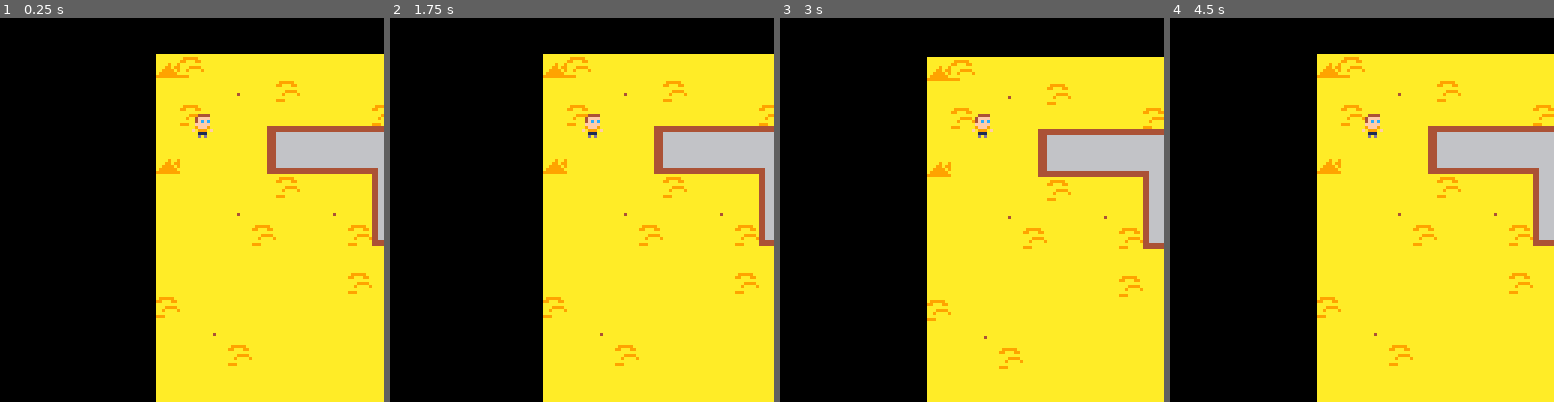
Above: before the commit, frames 1-4 (left to right).
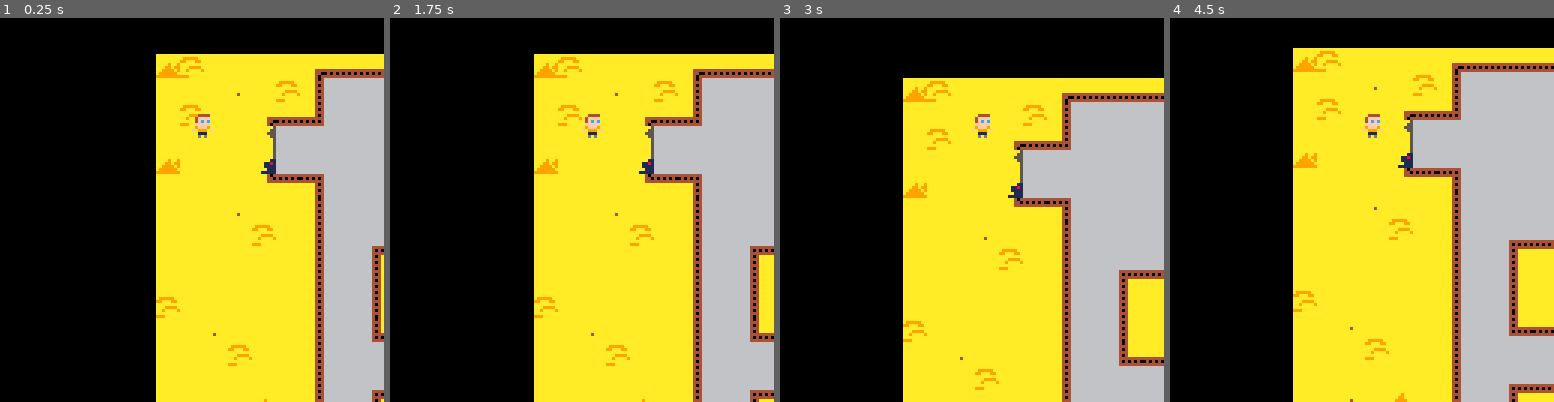
Above: after the commit, the same moments.

Repository: adatechschool/projet-collectif-pico8-fagami
Game: PICO-8 cartridge fagami.p8
Same seed, same stepped clock (60 frames per second), same inputs: the game is played once before the commit and once after it.
Inputs:
- Up to frame 1 (0.25 s): no input
- Up to frame 2 (1.75 s): hold Right from 1.6 s (still down)
- Up to frame 3 (3 s): release Right at 2.1 s; hold Up 2.15-2.42 s; hold Right from 2.47 s (still down)
- Up to frame 4 (4.5 s): release Right at 3.03 s; hold Left 3.08-3.58 s; hold Down 3.63-3.97 s; hold Right from 4.02 s (still down)

The runs differ from the first frame. In frame 1, 15% of the frame differs, in the area x 67-100%, y 13-100%; in frame 2, 20%; in frame 3, 28%, in the area x 32-100%, y 10-100%; in frame 4, 28%.

Commit message:
collision ok changement map

Diff:
--- a/fagami.p8
+++ b/fagami.p8
@@ -3,15 +3,12 @@
 __lua__
 function _init()
 	create_perso1()
-	printh("bonjour")
-end
-
+end
 
 function _update()
 	move_p1()
 	update_cam()
 end
-
 
 function _draw()
 	cls()
@@ -29,12 +26,6 @@
 	local camy=p1.y-32
 	camera(camx,camy)
 end
-
-function check_flag(flag,x,y)
-	local sprite=mget(x/8,y/8)
-	return fget(sprite,flag)
-end
-
 
 -->8
 --perso
@@ -42,6 +33,8 @@
 p1={
 x=12,
 y=20,
+h=8,
+w=8,
 speed =1,
 sprite=1}
 end
@@ -53,20 +46,72 @@
 function move_p1()
 	newx = p1.x
 	newy = p1.y
-
-	if (btnp(➡️))newx=newx+1
-	if (btnp(⬅️))newx=newx-1
-	if (btnp(⬆️))newy=newy-1
-	if (btnp(⬇️))newy=newy+1
-	printh(check_flag(0,newx,newy))
-	if not (check_flag(0,newx,newy)) then
+	dir = ""
+	if (btn(➡️))then
+				newx=newx+1
+				dir = "right"
+	end
+
+	if (btn(⬅️))then
+				newx=newx-1
+				dir = "left"
+	end
+
+	if (btn(⬆️))then
+				newy=newy-1
+				dir = "up"
+	end
+
+	if (btn(⬇️))then
+				newy=newy+1
+				dir = "down"
+	end
+
+	if not (check_flag(p1,dir,0)) then
 		p1.x =mid(0,newx,127*8)
 		p1.y =mid(0,newy,63*8)
 	end
---	if (newx<38 && newx>30) || (newy<38 && newy>30) then
---		printh(test)
-end
-
+
+end
+-->8
+--collision
+
+function check_flag(perso,aim,flag)
+	local x=perso.x local h=perso.h
+	local y=perso.y	local w=perso.w
+
+	local x1=0  local x2=0
+	local y1=0  local y2=0
+
+	if aim=="left" then
+				x1=x-1  y1=y
+				x2=x    y2=y+h-1
+
+	elseif aim=="right" then
+				x1=x+w  		y1=y
+				x2=x+1+w  y2=y+h-1
+
+	elseif aim=="up" then
+				x1=x+1    y1=y-1
+				x2=x-1+w    y2=y
+
+	elseif aim=="down" then
+   	x1=x    y1=y+h
+				x2=x+w    y2=y+h
+	end
+
+	x1/=8			y1/=8
+	x2/=8			y2/=8
+
+	if fget(mget(x1,y1),flag)
+	or fget(mget(x1,y2),flag)
+	or fget(mget(x2,y1),flag)
+	or fget(mget(x2,y2),flag) then
+			return true
+	else
+			return false
+	end
+end
 
 
 
@@ -197,38 +242,38 @@
 
 
 __gff__
-0000000000000001000000000000000000000000000000000000000000000000000000000000000000000000000000000000000000000000000000000000000000000000000000000000000000000000000000000000000000000000000000000000000000000000000000000000000000000000000000000000000000000000
+0000000000000001000100000002000000010101010000000000000000000000010001010100000000000000000000000101010100000000000000000000000000000000000000000000000000000000000000000000000000000000000000000000000000000000000000000000000000000000000000000000000000000000
 0000000000000000000000000000000000000000000000000000000000000000000000000000000000000000000000000000000000000000000000000000000000000000000000000000000000000000000000000000000000000000000000000000000000000000000000000000000000000000000000000000000000000000
 __map__
-1a15161718050505050505151617181718151617181617181a1b1c051a1b1516171805050515161718050505151617180515161718051516171805151617180505050505050515161718050505151617180505050505151617180515161718050505050505051516171805050505050515161718051617181516171815161718
-2a25262728150505050505252627282728252627282627282a2b2c07072b2526272805050525262728050505252627280525262728052526272805252627280505050505050525262728050505252627280505050505252627280525262728050505050505052526272805050505050525262728052627282526272825262728
-3a15161718050505051505353637381838353637383637380707070a07073536373805050535363738050505353637380535363738053536373805353637380505050505050535363738050505353637380505050505353637380535363738050505050505053536373805051516171835363738053637383536373835363738
-4a25051d1e0f0f0f0f0f13454647482848454647484647484a070707074b4546474805050545464748050505454647480545464748054546474805454647480505050505050545464748050505454647480505050505454647480545464748050805151617184546474808082526272845464748051617181516171815161718
-1a35052d2e10101010240e3a3536373805050505050505050505050705050505050505050505050505050505050505050505050505051516171805050505050505051516171805050505050505050505050505051516171805050505050505050505252627280505050505053536373815161718051617181516171815161718
-2a45464748151617180d0e4a4546474805050505050505050505050505050505050515161718050505050515161718050505050505052526272817180505050505052526272805050505050515161718050505052526272805050515161718050505351516171805051516171846474825262728052627282526272825262728
-3a25262728252627280d220f0f0f0f0f050505151617180505050505191a1b1c050525262728050505050525262728171805050505053536373827280505050505053536373805050505050525262728151617183536373805050525262728050505452526272805052526272805050535363738053637383536373835363738
-4a353637383536373812101010101010050505252627280505050505292a2b2c050535363738050505050535363738272805050505054546474837380505151617184546474805050505050535363738252627284546474805050535363738050505053536373805053536373805050545464748054647484546474845464748
-05454647484546474805050505050505050505353637380505050505393a3b3c050545464748050505050545464748373805050505050505454647480505252627280505050505050505050545464748353637380505050505050545464748050505054546474805054546474805050505080505050505050505050505050505
-0505050505353637380505050505050505050505050505050505050505050505050505050505050505050505050505050505050505050505050505050505050505050505050505050505050505050505050505050505050505050505050505050505050505050505050505050505050505050505050505050505050505050505
-1516171805454647480505050505050505050505050505050505050505050505050505050505050505050505050505050505050505050505050505050505050505050505050505050505050505050505050505050505050505050505050505050505050505050505050505050505050505050505050505050505050505050505
-2526272805050505050505050505050505050505050505050505050505050505050505050505050505050505050505050505050505050505050505050505050505050505050505050505050505050505050505050505050505050505050505050505050505050505050505050505050505050505050505050505050505050505
-3536373805050505050505050505050505050505050505050505050505050505050505050505050505050505050505050505050505050505050505050505050505050505050505050505050505050505050505050505050505050505050505050505050505050505050505050505050505050505050505050505050505050505
-0505050505050505050505050505050505050505050505050505050505050505050505050505050505050505050505050505050505050505050505050505050505050505050505050505050505050505050505050505050505050505050505050505050505050505050505050505050505050505050505050505050505050505
-0505050505050505050505050505050505050505050505050505050505050505050505050505050505050505050505050505050505050505050505050505050505050505050505050505050505050505050505050505050505050505050505050505050505050505050505050505050505050505050505050505050505050505
-0505050505050505050505050505050505050505050505050505050505050505050505050505050505050505050505050505050505050505050505050505050505050505050505050505050505050505050505050505050505050505050505050505050505050505050505050505050505050505050505050505050505050505
-0505050505050505050505050505050505050505050505050505050505050505050505050505050505050505050505050505050505050505050505050505050505050505050505050505050505050505050505050505050505050505050505050505050505050505050505050505050505050505050505050505050505050505
-0505050505050505050505050505050505050505050505050505050505050505050505050505050505050505050505050505050505050505050505050505050505050505050505050505050505050505050505050505050505050505050505050505050505050505050505050505050505050505050505050505050505050505
-0505050505050505050505050505050505050505050505050505050505050505050505050505050505050505050505050505050505050505050505050505050505050505050505050505050505050505050505050505050505050505050505050505050505050505050505050505050505050505050505050505050505050505
-0505050505050505050505050505050505050505050505050505050505050505050505050505050505050505050505050505050505050505050505050505050505050505050505050505050505050505050505050505050505050505050505050505050505050505050505050505050505050505050505050505050505050505
-0505050505050505050505050505050505050505050505050505050505050505050505050505050505050505050505050505050505050505050505050505050505050505050505050505050505050505050505050505050505050505050505050505050505050505050505050505050505050505050505050505050505050505
-0505050505050505050505050505050505050505050505050505050505050505050505050505050505050505050505050505050505050505050505050505050505050505050505050505050505050505050505050505050505050505050505050505050505050505050505050505050505050505050505050505050505050505
-0505050505050505050505050505050505050505050505050505050505050505050505050505050505050505050505050505050505050505050505050505050505050505050505050505050505050505050505050505050505050505050505050505050505050505050505050505050505050505050505050505050505050505
-0505050505050505050505050505050505050505050505050505050505050505050505050505050505050505050505050505050505050505050505050505050505050505050505050505050505050505050505050505050505050505050505050505050505050505050505050505050505050505050505050505050505050505
-0505050505050505050505050505050505050505050505050505050505050505050505050505050505050505050505050505050505050505050505050505050505050505050505050505050505050505050505050505050505050505050505050505050505050505050505050505050505050505050505050505050505050505
-0505050505050505050505050505050505050505050505050505050505050505050505050505050505050505050505050505050505050505050505050505050505050505050505050505050505050505050505050505050505050505050505050505050505050505050505050505050505050505050505050505050505050505
-0505050505050505050505050505050505050505050505050505050505050505050505050505050505050505050505050505050505050505050505050505050505050505050505050505050505050505050505050505050505050505050505050505050505050505050505050505050505050505050505050505050505050505
-0505050505050505050505050505050505050505050505050505050505050505050505050505050505050505050505050505050505050505050505050505050505050505050505050505050505050505050505050505050505050505050505050505050505050505050505050505050505050505050505050505050505050505
-0505050505050505050505050505050505050505050505050505050505050505050505050505050505050505050505050505050505050505050505050505050505050505050505050505050505050505050505050505050505050505050505050505050505050505050505050505050505050505050505050505050505050505
-0505050505050505050505050505050505050505050505050505050505050505050505050505050505050505050505050505050505050505050505050505050505050505050505050505050505050505050505050505050505050505050505050505050505050505050505050505050505050505050505050505050505050505
-0505050505050505050505050505050505050505050505050505050505050505050505050505050505050505050505050505050505050505050505050505050505050505050505050505050505050505050505050505050505050505050505050505050505050505050505050505050505050505050505050505050505050505
-0505050505050505050505050505050505050505050505050505050505050505050505050505050505050505050505050505050505050505050505050505050505050505050505050505050505050505050505050505050505050505050505050505050505050505050505050505050505050505050505050505050505050505
+1a151617180523111111112416171817182311111111111124051c051a1b1516171805050515161718050505151617180515161718051516171805151617180505050505050515161718050505151617180505050505151617180515161718050505050505051516171805050505050515161718051617181516171815161718
+2a2526272815141010101031111111111130101010101010132b0909092b2526272805050525262728050505252627280525262728052526272805252627280505050505050525262728050505252627280505050505252627280525262728050505050505052526272805050505050525262728052627282526272825262728
+3a15161723113010101010101010101010101010101010101307090a09073536373805050535363738050505353637380535363738053536373805353637380505050505050535363738050505353637380505050505353637380535363738050505050505053536373805051516171835363738053637383536373835363738
+4a2505211d1010101010101010101010101010101010101013070909094b4546474805050545464748050505454647480545464748054546474805454647480505050505050545464748050505454647480505050505454647480545464748050805151617184546474808082526272845464748051617181516171815161718
+1a3505212d10101010101033121212121232101010100d101305090905050505050505050505050505050505050505050505050505051516171805050505050505051516171805050505050505050505050505051516171805050505050505050505252627280505050505053536373815161718051617181516171815161718
+2a45464722123210101010134546474805141010101010101305050905050505050515161718050505050515161718050505050505052526272817180505050505052526272805050505050515161718050505052526272805050515161718050505351516171805051516171846474825262728052627282526272825262728
+3a2526272825141010101013191a1b1c05141010101010101305050523111111111111111111111124050525262728171805050505053536373827280505050505053536373805050505050525262728151617183536373805050525262728050505452526272805052526272805050535363738053637383536373835363738
+4a3536373835141010101013292a2b2c05221212121212122005050514101010101010101010101013050535363738272805050505054546474837380505151617184546474805050505050535363738252627284546474805050535363738050505053536373805053536373805050545464748054647484546474845464748
+054546474845141010331220393a3b3c05050535363738050505050514101010101010101010101013050545464748373805050505050505454647480505252627280505050505050505050545464748353637380505050505050545464748050505054546474805054546474805050505080505050505050505050505050505
+050505050535141010134b4c494a4b4c05050505050505050505050514100e1010101010100310101305050607080505050505050505050505050505050505191a1b1c05050505050505050505050505050505050505050505050505050505050505050505050505050505050505050505050505050505050505050505050505
+151617180545141010130505050505210505050505050505050505051410101010101010101010101305151617180523111111111111111111111111112405292a2b2c05050505050505050505050505050505050505050505050505050505050505050505050505050505050505050505050505050505050505050505050505
+252627280505141010311111111111111111111111111111111111113010101010101010101010101305252627280514101010101010101010101010101305393a3b3c05050505191a1b1c0505050505050505050505050505050505050505050505050505050505050505050505050505050505050505050505050505050505
+353637380505141010101010101010101010101010101010101010101010101010101010101010101305353637380514101010101010101010101010101305494a4b4c05050505292a2b2c0505050505050505050505050505050505050505050505050505050505050505050505050505050505050505050505050505050505
+0505050505051410101010101010101010101010101010101010101010101010101010101010101013050506070805141010101010101010101010101013050505050505050505393a3b3c0505050505050505050505050505050505050505050505050505050505050505050505050505050505050505050505050505050505
+0505060708051410103312121212121212121212121212121212121232101010101010101010101013051516171805141010101010101010101010101013050505050505050505494a4b4c0505050505050505050505050505050505050505050505050505050505050505050505050505050505050505050505050505050505
+0515161718051410101315050505050515050505050515050505051514101010101010101010101013052526272805141010101010101010101010101013050505050505050505050505050505050505050505050505050505050505050505050505050505050505050505050505050505050505050505050505050505050505
+052526272805141010130505050505050505050505050505050521152212121212121212121212122005353637380514101010101010101010101010101305050505191a1b1c05050505050505050505050505050505050505050505050505050505050505050505050505050505050505050505050505050505050505050505
+053536373805141010311111111111111111111111111111111111111111111111111111111111111111111111111130101010101010101010101010101305050505292a2b2c05050505050505050505050505050505050505050505050505050505050505050505050505050505050505050505050505050505050505050505
+050505050505141010101010101010101010101010101010101010101010101010101010101010101010101010101010101010101010101010101010101305050505393a3b3c05050505050505050505050505050505050505050505050505050505050505050505050505050505050505050505050505050505050505050505
+050505050505141010101010101010101010101010101010101010101010101010101010101010101010101010101010101010101010101010103410101305050505494a4b4c05050505050505050505050505050505050505050505050505050505050505050505050505050505050505050505050505050505050505050505
+0505060708052212121212121212121212121212121212121212121212121212121212121212121212121212121212321010101010101010101010101013050505050505050505050505191a1b050505050505050505050505050505050505050505050505050505050505050505050505050505050505050505050505050505
+0515161718050505050506070805050505060708050505050506070805050521212105050505060708050505050505141010101010101010101010101013050505050505050505050505292a2b050505050505050505050505050505050505050505050505050505050505050505050505050505050505050505050505050505
+052526272805050505151617180505051516171805050505151617180505050505050607081516171805050505050514101010101010101010101010101305191a1b1c05050505050505393a3b050505050505050505050505050505050505050505050505050505050505050505050505050505050505050505050505050505
+050505050505050505252627280505052526272805050505252627280505050505151617182526272805050607080514101010101010101010101010101305292a2b2c05050505050505494a4b050505050505050505050505050505050505050505050505050505050505050505050505050505050505050505050505050505
+050505050505050505353637380505053536373805050505353637380505050505252627283536373805151617180514101010101010101010101010101305393a3b3c05050505050505050505050505050505050505050505050505050505050505050505050505050505050505050505050505050505050505050505050505
+050505050505050505050505050505060708050505050607080505050505050505353637380505060708252627280514101010101010101010101010101305494a4b4c05050505050505050505050505050505050505050505050505050505050505050505050505050505050505050505050505050505050505050505050505
+05050505050506070805050505051516171805050515161718050505050506070805050505051516171835363738051410101010101010101010101010130505191a1b1c050505050505050505050505050505050505050505050505050505050505050505050505050505050505050505050505050505050505050505050505
+05050505051516171805050505052526272805050525262728050505051516171805050505052526272805050505051410101010101010101010101010130505292a2b2c05050505191a1b1c05050505050505050505050505050505050505050505050505050505050505050505050505050505050505050505050505050505
+05050505052526272805050505053536373805050535363738050505052526272805050505053536373805050505051410101010101010101010101010130505393a3b3c05050505292a2b2c05050505050505050505050505050505050505050505050505050505050505050505050505050505050505050505050505050505
+05050505053536373805050505050505050505050505050505050505050505050505050505050505050505050505052212121212121212121212121212200505494a4b4c05050505393a3b3c05050505050505050505050505050505050505050505050505050505050505050505050505050505050505050505050505050505
+050505050505050505050505050505050505050505050505050505050505050505050505050505050505050505050505050505050505050505050505050505191a1b1c0505050505494a4b4c05050505050505050505050505050505050505050505050505050505050505050505050505050505050505050505050505050505
+05050505050505050505050505050505050505050505050505050505050505050505050505050505050505050607080506070805051905060708191a1b1c05292a2b2c05050505050505050505050505050505050505050505050505050505050505050505050505050505050505050505050505050505050505050505050505
Not shown, changed: 47 lines of the sprite sheet (__gfx__) section of fagami.p8
